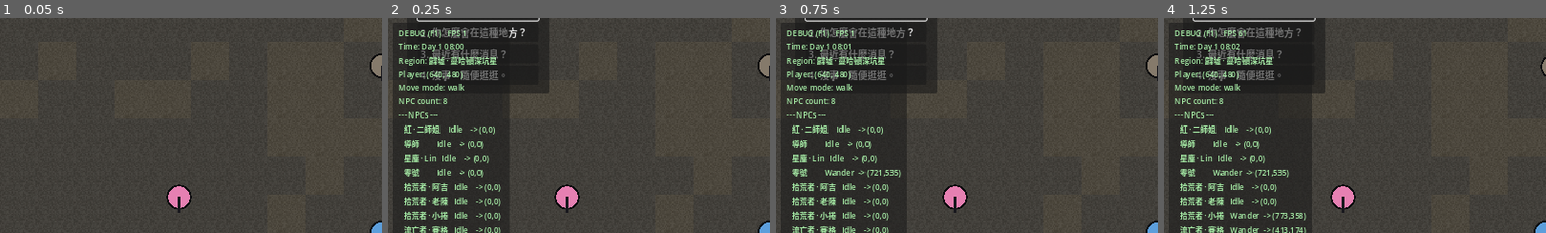
Above: before the commit, frames 1-4 (left to right).
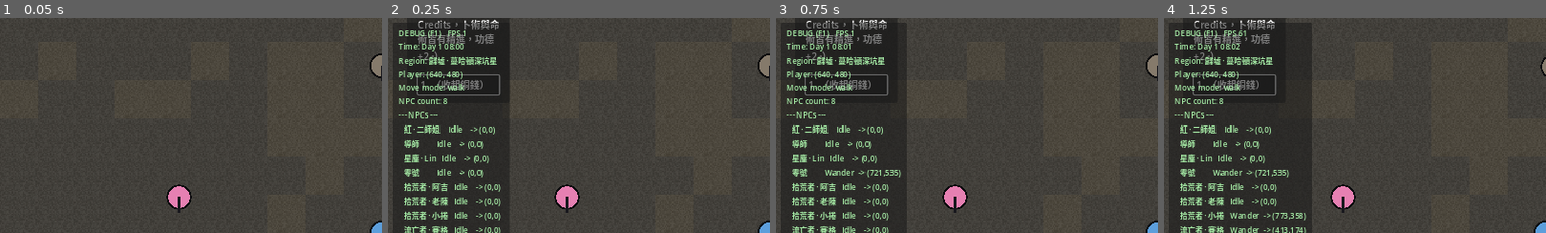
Above: after the commit, the same moments.

Repository: virus11456/daopunk
Game: Godot game, scene res://tests/Smoke.tscn
Same seed, same stepped clock (60 frames per second), same inputs: the game is played once before the commit and once after it. This scene is started directly instead of the project's main scene.
Inputs:
- Up to frame 1 (0.05 s): no input
- Up to frame 2 (0.25 s): no input
- Up to frame 3 (0.75 s): click "2. 你怎麼會在這種地方？" (after the commit: "1. （收起銅錢）") at 0.5 s
- Up to frame 4 (1.25 s): no input
The pictures show only the part of the screen within x 0-50%, y 0-50%; the shares and areas given below are measured in that part.

Frame 1 is identical in both runs. In frame 2, 5.9% of the frame differs, in the area x 7-43%, y 0-36%; in frame 3, 5.2%; in frame 4, 3.8%.

Commit message:
K3: Kiro items + 算命 (fortune-telling) economy
- New Kiro items (.tres): 銅錢, 量子骰子, 賽博羅盤, 功德珠, 靈魂水晶,
  體力藥水(小/大); ConsumableData gains a karma effect (功德珠 grants 1000)
- 紅's shop now sells Kiro goods; player starts with 賽博羅盤 + 銅錢 and 1000cr
- FortuneService + 算命 action: read an NPC's fortune to earn Credits, 卜術/命術
  proficiency and 功德; reward scales with 卜術 and divination tools carried;
  per-NPC cooldown
- Reusable InteractionMenu (E / right-click) picks between 對話 / 算命 without
  the UI hard-coding actions
- Smoke test extended to 30 checks (all pass); headless run clean

Co-Authored-By: Claude Opus 4.8 <noreply@anthropic.com>
Claude-Session: https://claude.ai/code/session_012fBzQ2dhKpcnJkZQXVrJQJ

Diff:
--- a/autoload/ItemDatabase.gd
+++ b/autoload/ItemDatabase.gd
@@ -19,6 +19,14 @@
 	_register(preload("res://items/consumables/water.tres"))
 	_register(preload("res://items/equipment/worn_coat.tres"))
 	_register(preload("res://items/equipment/work_pants.tres"))
+	# Kiro items.
+	_register(preload("res://items/tools/tongqian.tres"))
+	_register(preload("res://items/tools/quantum_dice.tres"))
+	_register(preload("res://items/tools/cyber_compass.tres"))
+	_register(preload("res://items/consumables/merit_bead.tres"))
+	_register(preload("res://items/consumables/stamina_potion_small.tres"))
+	_register(preload("res://items/consumables/stamina_potion_large.tres"))
+	_register(preload("res://items/consumables/soul_crystal.tres"))
 
 
 func _register(item: ItemData) -> void:
--- a/characters/npc/Npc.gd
+++ b/characters/npc/Npc.gd
@@ -39,6 +39,7 @@
 var _facing: Vector2 = Vector2.DOWN
 var _dialogue: Dictionary = {}
 var _nav_ready: bool = false
+var _fortune_cd_until: int = 0
 var _rng := RandomNumberGenerator.new()
 
 
@@ -49,7 +50,8 @@
 	_wait_timer = _rng.randf_range(0.2, think_interval_max)
 
 	_interactable.display_name = display_name
-	_interactable.prompt_verb = "Talk to"
+	_interactable.prompt_verb = "接觸"
+	_interactable.actions = [&"Talk", &"算命"]
 	_interactable.interaction_requested.connect(_on_interaction_requested)
 
 	_agent.path_desired_distance = 8.0
@@ -151,15 +153,56 @@
 
 
 func _on_interaction_requested(actor: Node, action: StringName) -> void:
-	if action != &"Talk":
-		return
+	match action:
+		&"Talk":
+			_start_talk(actor)
+		&"算命":
+			_do_fortune(actor)
+
+
+func _start_talk(actor: Node) -> void:
+	_face_and_halt(actor)
+	GameState.in_dialogue = true
+	var start_id: String = _dialogue.get("start_id", "start")
+	GameState.request_dialogue(display_name, _dialogue, start_id, self)
+
+
+func _do_fortune(actor: Node) -> void:
+	if not (actor is Player):
+		return
+	_face_and_halt(actor)
+	var now := Time.get_ticks_msec()
+	if now < _fortune_cd_until:
+		_open_reading("卦象", "（此人不久前才算過。）天機不可盡洩，改日再來吧。")
+		return
+
+	var player := actor as Player
+	var r := FortuneService.divine(player)
+	player.get_wallet().add(int(r["credits"]))
+	player.get_arts().add_proficiency(&"divination", int(r["divination_gain"]))
+	player.get_arts().add_proficiency(&"fate", int(r["fate_gain"]))
+	GameState.add_karma(int(r["karma"]))
+	_fortune_cd_until = now + 60000
+
+	var text := "%s\n\n（為 %s 卜算完畢：獲得 %d Credits，卜術與命術皆有精進，功德 +%d。）" % [
+		r["reading"], display_name, int(r["credits"]), int(r["karma"])]
+	_open_reading("卦象 · 銅錢卜卦", text)
+
+
+func _face_and_halt(actor: Node) -> void:
 	_state = State.TALK
 	velocity = Vector2.ZERO
 	if is_instance_valid(actor) and actor is Node2D:
 		_set_facing((actor as Node2D).global_position - global_position)
+
+
+func _open_reading(speaker: String, text: String) -> void:
 	GameState.in_dialogue = true
-	var start_id: String = _dialogue.get("start_id", "start")
-	GameState.request_dialogue(display_name, _dialogue, start_id, self)
+	var d := {
+		"start_id": "start",
+		"nodes": {"start": {"text": text, "choices": [{"text": "（收起銅錢）", "next": "end"}]}},
+	}
+	GameState.request_dialogue(speaker, d, "start", self)
 
 
 func _on_dialogue_closed(source: Node) -> void:
--- a/characters/player/Player.gd
+++ b/characters/player/Player.gd
@@ -132,13 +132,34 @@
 			_adjust_zoom(-ZOOM_STEP)
 		elif event.button_index == MOUSE_BUTTON_WHEEL_DOWN:
 			_adjust_zoom(ZOOM_STEP)
+		elif event.button_index == MOUSE_BUTTON_RIGHT:
+			_open_context_menu()
 
 
 func _try_interact() -> void:
 	if GameState.is_ui_blocking():
 		return
-	if is_instance_valid(_current_focus):
-		_current_focus.interact(self)
+	if not is_instance_valid(_current_focus):
+		return
+	var actions := _current_focus.get_interactions(self)
+	if actions.size() > 1 and _open_menu(actions):
+		return
+	_current_focus.interact(self)
+
+
+## Right-click always opens the action menu for the focused interactable.
+func _open_context_menu() -> void:
+	if GameState.is_ui_blocking() or not is_instance_valid(_current_focus):
+		return
+	_open_menu(_current_focus.get_interactions(self))
+
+
+func _open_menu(actions: Array) -> bool:
+	var menu := get_tree().get_first_node_in_group(&"interaction_menu")
+	if menu == null or actions.is_empty():
+		return false
+	(menu as InteractionMenu).open_for(self, _current_focus, actions)
+	return true
 
 
 func _adjust_zoom(amount: float) -> void:
@@ -155,6 +176,8 @@
 		stamina_changed.emit(get_stamina_ratio())
 	for art_id in item.art_proficiency:
 		_arts.add_proficiency(StringName(art_id), int(item.art_proficiency[art_id]))
+	if item.karma != 0:
+		GameState.add_karma(item.karma)
 	return true
 
 
--- a/items/consumables/ConsumableData.gd
+++ b/items/consumables/ConsumableData.gd
@@ -12,6 +12,8 @@
 @export var restore_stamina: float = 0.0
 ## Five Arts proficiency granted on use, e.g. {"medical": 5}.
 @export var art_proficiency: Dictionary = {}
+## 功德 (karma) granted on use — e.g. the 功德珠 grants 1000.
+@export var karma: int = 0
 
 
 func _init() -> void:
--- /dev/null
+++ b/items/consumables/merit_bead.tres
@@ -0,0 +1,14 @@
+[gd_resource type="Resource" script_class="ConsumableData" load_steps=2 format=3]
+
+[ext_resource type="Script" path="res://items/consumables/ConsumableData.gd" id="1"]
+
+[resource]
+script = ExtResource("1")
+id = &"merit_bead"
+display_name = "功德珠"
+description = "凝聚了信眾功德的念珠。捏碎即可獲得 1000 功德。"
+kind = 1
+max_stack = 10
+base_value = 5000
+icon_color = Color(0.95, 0.82, 0.35, 1)
+karma = 1000
--- /dev/null
+++ b/items/consumables/soul_crystal.tres
@@ -0,0 +1,13 @@
+[gd_resource type="Resource" script_class="ItemData" load_steps=2 format=3]
+
+[ext_resource type="Script" path="res://items/ItemData.gd" id="1"]
+
+[resource]
+script = ExtResource("1")
+id = &"soul_crystal"
+display_name = "靈魂水晶"
+description = "能修復靈魂磨損的稀有結晶。輪迴者的必需品。（效果於輪迴系統啟用）"
+kind = 0
+max_stack = 10
+base_value = 50000
+icon_color = Color(0.8, 0.6, 0.95, 1)
--- /dev/null
+++ b/items/consumables/stamina_potion_large.tres
@@ -0,0 +1,14 @@
+[gd_resource type="Resource" script_class="ConsumableData" load_steps=2 format=3]
+
+[ext_resource type="Script" path="res://items/consumables/ConsumableData.gd" id="1"]
+
+[resource]
+script = ExtResource("1")
+id = &"stamina_potion_large"
+display_name = "體力藥水(大)"
+description = "軍用級能量劑，完全恢復體力。"
+kind = 1
+max_stack = 10
+base_value = 2000
+icon_color = Color(0.35, 0.9, 0.55, 1)
+restore_stamina = 1.0
--- /dev/null
+++ b/items/consumables/stamina_potion_small.tres
@@ -0,0 +1,14 @@
+[gd_resource type="Resource" script_class="ConsumableData" load_steps=2 format=3]
+
+[ext_resource type="Script" path="res://items/consumables/ConsumableData.gd" id="1"]
+
+[resource]
+script = ExtResource("1")
+id = &"stamina_potion_small"
+display_name = "體力藥水(小)"
+description = "刺鼻的合成營養劑，恢復部分體力。"
+kind = 1
+max_stack = 10
+base_value = 100
+icon_color = Color(0.4, 0.8, 0.5, 1)
+restore_stamina = 0.3
--- /dev/null
+++ b/items/tools/cyber_compass.tres
@@ -0,0 +1,13 @@
+[gd_resource type="Resource" script_class="ItemData" load_steps=2 format=3]
+
+[ext_resource type="Script" path="res://items/ItemData.gd" id="1"]
+
+[resource]
+script = ExtResource("1")
+id = &"cyber_compass"
+display_name = "賽博羅盤"
+description = "融合了古羅盤與量子感測的裝置，顯示方位與五行。初始裝備。"
+kind = 3
+max_stack = 1
+base_value = 0
+icon_color = Color(0.7, 0.7, 0.75, 1)
--- /dev/null
+++ b/items/tools/quantum_dice.tres
@@ -0,0 +1,13 @@
+[gd_resource type="Resource" script_class="ItemData" load_steps=2 format=3]
+
+[ext_resource type="Script" path="res://items/ItemData.gd" id="1"]
+
+[resource]
+script = ExtResource("1")
+id = &"quantum_dice"
+display_name = "量子骰子"
+description = "會在觀測前坍縮的骰子。高級算命工具，提升占卜精準度。"
+kind = 3
+max_stack = 1
+base_value = 500
+icon_color = Color(0.6, 0.85, 0.95, 1)
--- /dev/null
+++ b/items/tools/tongqian.tres
@@ -0,0 +1,13 @@
+[gd_resource type="Resource" script_class="ItemData" load_steps=2 format=3]
+
+[ext_resource type="Script" path="res://items/ItemData.gd" id="1"]
+
+[resource]
+script = ExtResource("1")
+id = &"tongqian"
+display_name = "銅錢"
+description = "三枚古樸的銅錢，卜卦問卦的基礎工具。"
+kind = 3
+max_stack = 1
+base_value = 10
+icon_color = Color(0.72, 0.58, 0.28, 1)
--- /dev/null
+++ b/systems/FortuneService.gd
@@ -0,0 +1,59 @@
+class_name FortuneService
+extends RefCounted
+## Resolves a 算命 (fortune-telling) for the player: the player reads someone's
+## fortune with 卜術/命術, earning Credits, proficiency and a little 功德.
+##
+## Reward scales with 卜術 proficiency and the divination tools carried
+## (銅錢 / 量子骰子), matching the Kiro economy (算命 路人: 50–200 Credits).
+
+const BASE_MIN := 50
+const BASE_MAX := 200
+
+const READINGS: Array[String] = [
+	"銅錢落地，三枚皆陽。乾卦——飛龍在天，近日必有貴人自西方來。",
+	"梅花逢春，然爻中藏變。財帛宮動，宜守不宜攻，破財可免災。",
+	"坎上離下，水火既濟。困局將解，然解局之人，正是你自己。",
+	"卦象晦暗，紫氣沉於地底。切莫南行——深坑之下，有眼在窺。",
+	"六爻安靜，唯世爻獨發。故人將至，帶來一段你早已遺忘的緣分。",
+	"風地觀。卦不言吉凶，只言一字——『看』。你所求之事，答案早已在眼前。",
+]
+
+static var _rng: RandomNumberGenerator = null
+
+
+static func _ensure_rng() -> void:
+	if _rng == null:
+		_rng = RandomNumberGenerator.new()
+		_rng.randomize()
+
+
+## Returns { credits, divination_gain, fate_gain, karma, reading, accuracy }.
+static func divine(player: Player) -> Dictionary:
+	_ensure_rng()
+	var arts := player.get_arts()
+	var inv := player.get_inventory()
+	var div_prof := arts.get_proficiency(&"divination")
+
+	var has_coins := inv.has_id(&"tongqian")
+	var has_dice := inv.has_id(&"quantum_dice")
+
+	var accuracy := 0.55
+	if has_coins:
+		accuracy += 0.05
+	if has_dice:
+		accuracy += 0.10
+	accuracy = minf(0.99, accuracy + minf(0.25, float(div_prof) / 40000.0))
+
+	var scale := 1.0 + float(div_prof) / 2000.0
+	if has_dice:
+		scale += 0.3
+	var credits := int(_rng.randi_range(BASE_MIN, BASE_MAX) * scale)
+
+	return {
+		"credits": credits,
+		"divination_gain": 15 + (5 if has_dice else 0),
+		"fate_gain": 5,
+		"karma": 2,
+		"reading": READINGS[_rng.randi_range(0, READINGS.size() - 1)],
+		"accuracy": accuracy,
+	}
--- a/tests/Smoke.gd
+++ b/tests/Smoke.gd
@@ -68,7 +68,7 @@
 	get_tree().quit(_failures)
 
 
-func _run_phase2(main: Node, _npc: Npc) -> void:
+func _run_phase2(main: Node, first_npc: Npc) -> void:
 	var player := GameState.player as Player
 	var inv := player.get_inventory()
 
@@ -122,15 +122,28 @@
 		await get_tree().process_frame
 		_check("shop opened", shop.is_open())
 
-		var water := ItemDatabase.get_item(&"water")
+		var bandage := ItemDatabase.get_item(&"bandage")
 		var money_before := player.get_wallet().get_money()
-		var water_before := inv.count_of_id(&"water")
-		var price := shop.buy_price(water)
-		shop._buy(water, player)
-		_check("shop buy added item", inv.count_of_id(&"water") == water_before + 1)
+		var bandage_before := inv.count_of_id(&"bandage")
+		var price := shop.buy_price(bandage)
+		shop._buy(bandage, player)
+		_check("shop buy added item", inv.count_of_id(&"bandage") == bandage_before + 1)
 		_check("shop buy spent money", player.get_wallet().get_money() == money_before - price)
 		shop.close()
 		_check("menu flag cleared on close", GameState.in_menu == false)
+
+	# Kiro items + 算命 (fortune-telling) economy.
+	_check("kiro item registered", ItemDatabase.get_item(&"tongqian") != null)
+	var target: Npc = first_npc
+	var t_inter: InteractableComponent = target.get_node("InteractableComponent")
+	_check("npc offers 算命", t_inter.get_interactions(player).has(&"算命"))
+	var credits_before := player.get_wallet().get_money()
+	var div_before := player.get_arts().get_proficiency(&"divination")
+	t_inter.interact(player, &"算命")
+	await get_tree().process_frame
+	_check("fortune earned credits", player.get_wallet().get_money() > credits_before)
+	_check("fortune raised divination", player.get_arts().get_proficiency(&"divination") > div_before)
+	GameState.close_dialogue(target)
 
 
 func _check(label: String, condition: bool) -> void:
--- /dev/null
+++ b/ui/InteractionMenu.gd
@@ -0,0 +1,95 @@
+class_name InteractionMenu
+extends Control
+## A small popup listing the actions an interactable offers, shown when the
+## player interacts with something that has more than one action (e.g. an NPC
+## you can both 對話 and 算命). Reuses InteractableComponent.get_interactions();
+## the UI never hard-codes which actions exist.
+
+const ACTION_LABELS := {
+	"Talk": "對話",
+	"算命": "算命",
+	"Pick Up": "拾取",
+	"Examine": "查看",
+	"Trade": "交易",
+}
+
+var _list: VBoxContainer
+var _actor: Node = null
+var _interactable: InteractableComponent = null
+
+
+func _ready() -> void:
+	add_to_group(&"interaction_menu")
+	set_anchors_preset(Control.PRESET_FULL_RECT)
+	mouse_filter = Control.MOUSE_FILTER_IGNORE
+
+	var panel := PanelContainer.new()
+	panel.set_anchors_preset(Control.PRESET_CENTER)
+	panel.offset_left = -110.0
+	panel.offset_right = 110.0
+	panel.offset_top = -120.0
+	panel.offset_bottom = 120.0
+	panel.grow_vertical = Control.GROW_DIRECTION_BOTH
+	add_child(panel)
+
+	var margin := MarginContainer.new()
+	margin.add_theme_constant_override("margin_left", 10)
+	margin.add_theme_constant_override("margin_right", 10)
+	margin.add_theme_constant_override("margin_top", 8)
+	margin.add_theme_constant_override("margin_bottom", 8)
+	panel.add_child(margin)
+
+	_list = VBoxContainer.new()
+	_list.add_theme_constant_override("separation", 4)
+	margin.add_child(_list)
+
+	hide()
+
+
+func open_for(actor: Node, interactable: InteractableComponent, actions: Array) -> void:
+	_actor = actor
+	_interactable = interactable
+	for child in _list.get_children():
+		child.queue_free()
+
+	var title := Label.new()
+	title.text = interactable.display_name
+	title.add_theme_color_override("font_color", Color(0.95, 0.85, 0.5))
+	_list.add_child(title)
+	_list.add_child(HSeparator.new())
+
+	var first := true
+	for action in actions:
+		var button := Button.new()
+		button.text = ACTION_LABELS.get(String(action), String(action))
+		button.pressed.connect(_pick.bind(StringName(action)))
+		_list.add_child(button)
+		if first:
+			button.grab_focus()
+			first = false
+
+	GameState.in_menu = true
+	mouse_filter = Control.MOUSE_FILTER_STOP
+	show()
+
+
+func _pick(action: StringName) -> void:
+	var actor := _actor
+	var interactable := _interactable
+	_close()
+	if is_instance_valid(interactable):
+		interactable.interact(actor, action)
+
+
+func _close() -> void:
+	hide()
+	mouse_filter = Control.MOUSE_FILTER_IGNORE
+	GameState.in_menu = false
+	_actor = null
+	_interactable = null
+
+
+func _unhandled_input(event: InputEvent) -> void:
+	if visible and event.is_action_pressed(&"ui_cancel"):
+		_close()
+		get_viewport().set_input_as_handled()
--- a/world/Main.tscn
+++ b/world/Main.tscn
@@ -10,6 +10,7 @@
 [ext_resource type="Script" path="res://ui/inventory/InventoryPanel.gd" id="8_inv"]
 [ext_resource type="Script" path="res://ui/character/CharacterPanel.gd" id="9_char"]
 [ext_resource type="Script" path="res://ui/shop/ShopPanel.gd" id="10_shop"]
+[ext_resource type="Script" path="res://ui/InteractionMenu.gd" id="11_menu"]
 
 [node name="GreyValley" type="Node2D"]
 script = ExtResource("1_region")
@@ -19,10 +20,13 @@
 position = Vector2(640, 480)
 starting_loadout = [{
 "count": 1,
-"id": &"worn_coat"
+"id": &"cyber_compass"
 }, {
 "count": 1,
-"id": &"work_pants"
+"id": &"tongqian"
+}, {
+"count": 1,
+"id": &"worn_coat"
 }, {
 "count": 1,
 "id": &"knife"
@@ -42,22 +46,28 @@
 wander_radius = 60.0
 is_merchant = true
 shop_stock = [{
+"count": 10,
+"id": &"tongqian"
+}, {
+"count": 2,
+"id": &"quantum_dice"
+}, {
+"count": 3,
+"id": &"merit_bead"
+}, {
+"count": 8,
+"id": &"stamina_potion_small"
+}, {
 "count": 5,
 "id": &"bandage"
 }, {
-"count": 5,
-"id": &"canned_food"
-}, {
-"count": 5,
-"id": &"water"
+"count": 1,
+"id": &"soul_crystal"
 }, {
 "count": 1,
 "id": &"revolver"
-}, {
-"count": 2,
-"id": &"wooden_club"
 }]
-merchant_float = 800
+merchant_float = 3000
 
 [node name="Master" parent="." instance=ExtResource("3_npc")]
 position = Vector2(858, 210)
@@ -131,5 +141,8 @@
 [node name="ShopPanel" type="Control" parent="UI"]
 script = ExtResource("10_shop")
 
+[node name="InteractionMenu" type="Control" parent="UI"]
+script = ExtResource("11_menu")
+
 [node name="DebugOverlay" type="Control" parent="UI"]
 script = ExtResource("6_debug")
Not shown: 1 places in world/Main.tscn that only renumber resources
